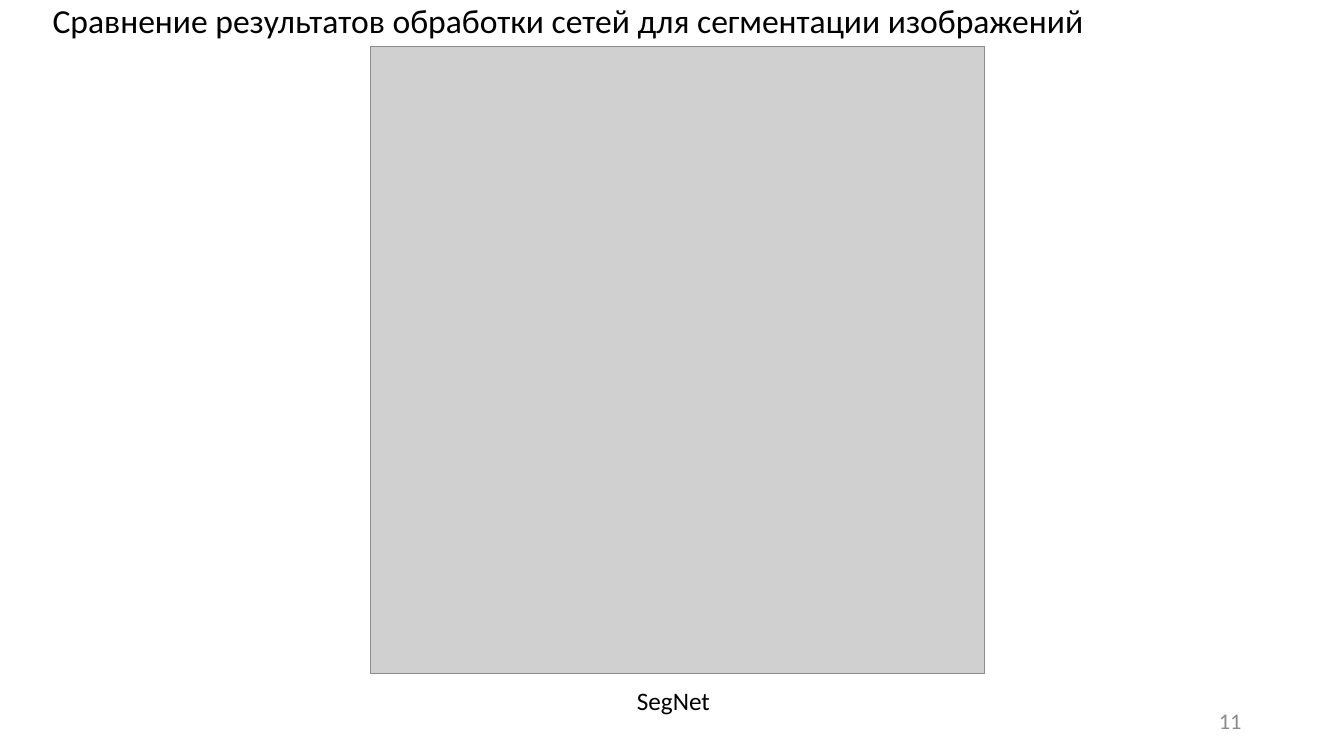
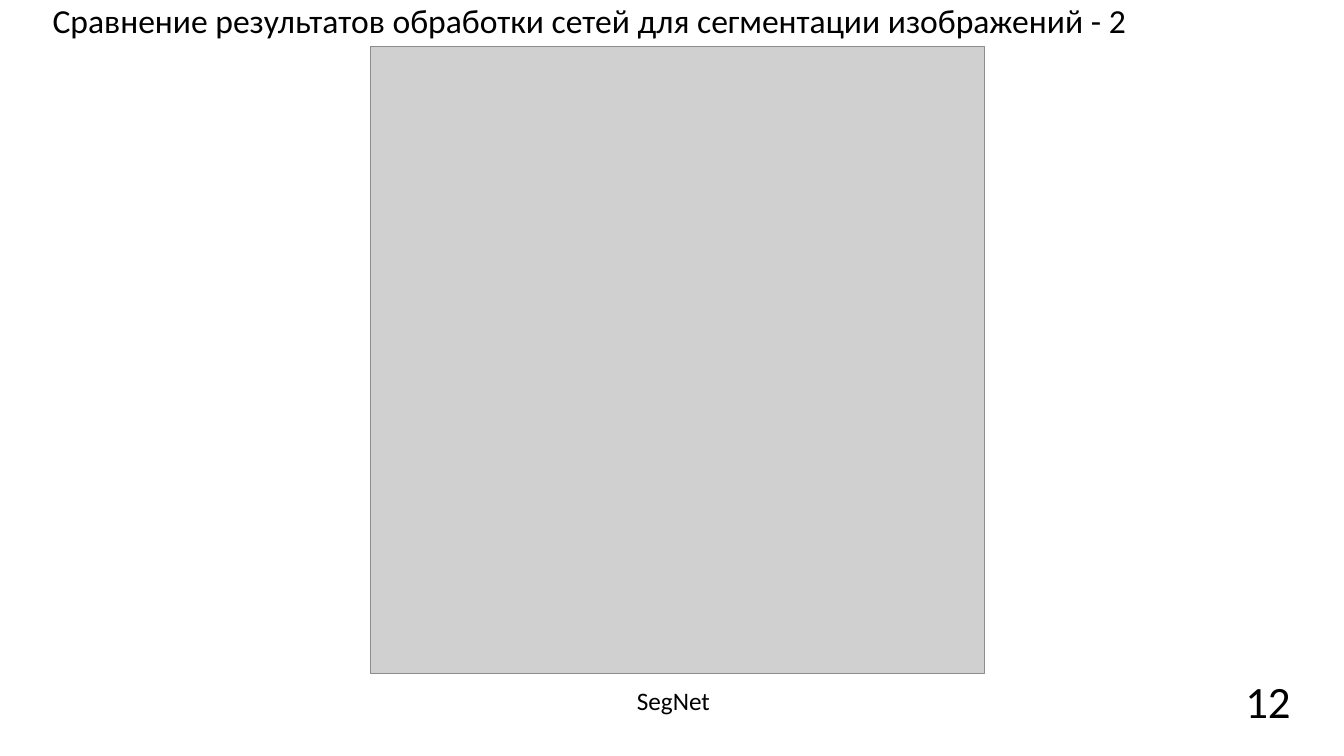
Before and after one commit to JacKira/Airbus_ship_detection, a slide deck: slide 12 of Отчет/ВКР презентация.pptx (slide 11 before the commit). Drawn at 1344x756 pixels with LibreOffice and Linux fonts; fonts in the diff are those of the drawing; grey boxes stand for pictures. Boxes give left, top, right and bottom in pixels: in the first picture for what was removed or moved away, otherwise in the second. Text is boxed around its words. In the diff, an @@ line names an element or a change of style, - is before the commit and + after.

```diff
--- a/Отчет/ВКР презентация.pptx
+++ b/Отчет/ВКР презентация.pptx
@@ text at [53,10,1126,39]: text changed @@
-Сравнение результатов обработки сетей для сегментации изображений
+Сравнение результатов обработки сетей для сегментации изображений - 2
@@ page number at [1245,689,1290,718]: text changed; size 16 to 32 pt; text colour #8C8C8C to #000000 @@
-11
+12
```
Also in this commit, not shown: 11 other slides changed, 1 slide added, 1 other file.
